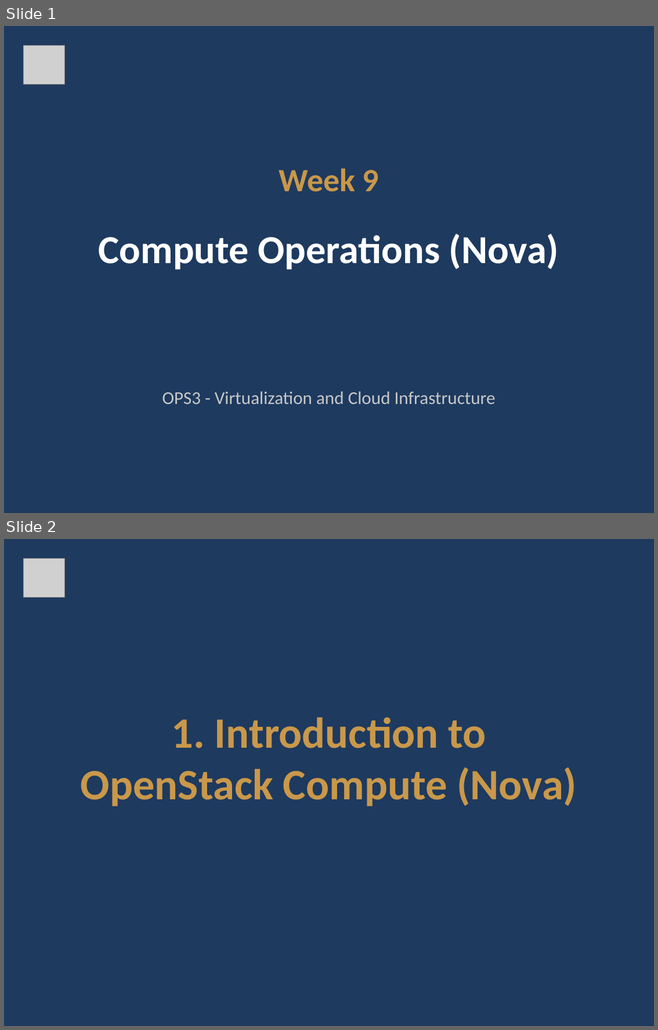
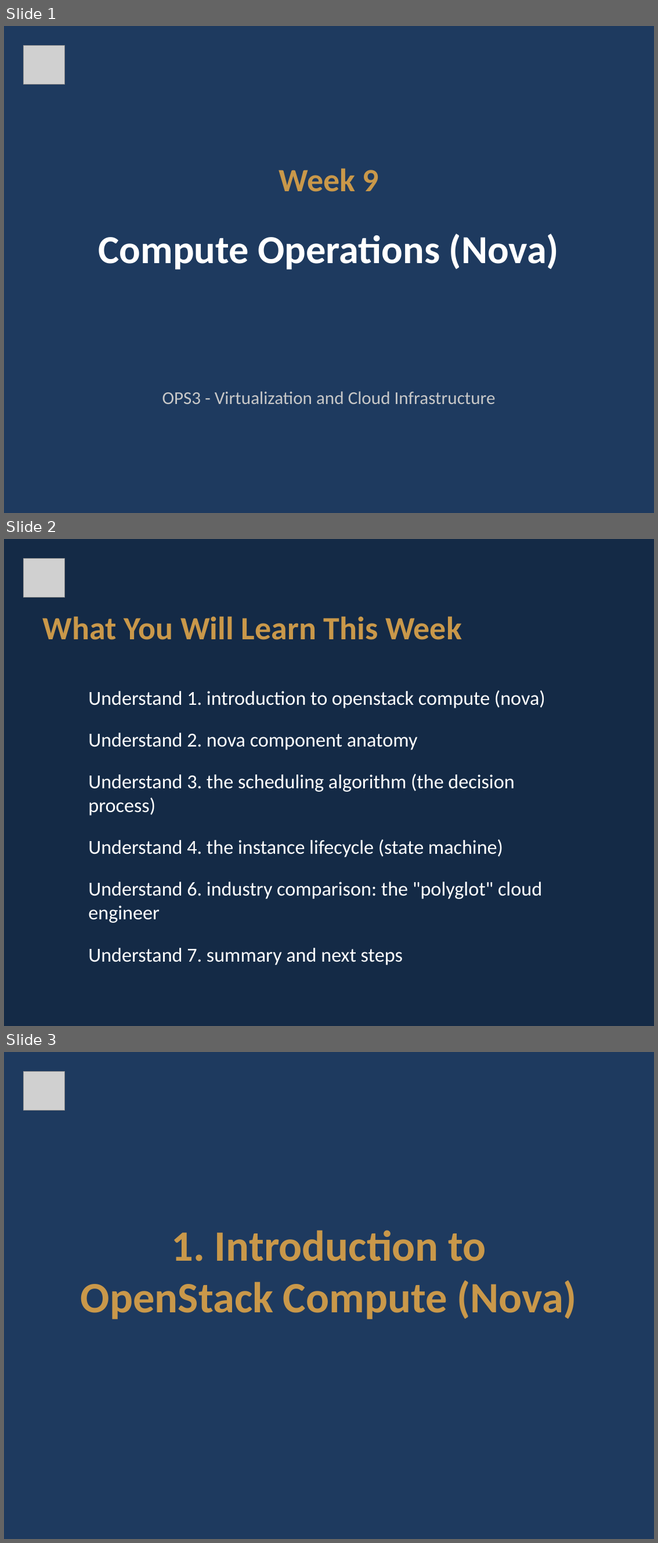
Before and after one commit to Cnshimba/OPS3-2026, a slide deck: Week 9 - Compute Operations/Week_9_Slides.pptx. Shown one above the other, each under a label of ours: slides 1 and 2 before the commit, slides 1, 2 and 3 after it. The pictures are 658x1030 and 658x1543 pixels, drawn with LibreOffice and Linux fonts; fonts in the diff are those of the drawing; grey boxes stand for pictures. Boxes give left, top, right and bottom in pixels: in the first picture for what was removed or moved away, otherwise in the second. Text is boxed around its words. In the diff, an @@ line names an element or a change of style, - is before the commit and + after.

Commit message:
updated slides

```diff
--- a/Week 9 - Compute Operations/Week_9_Slides.pptx
+++ b/Week 9 - Compute Operations/Week_9_Slides.pptx
@@ slide 2 added at (4, 539, 654, 1026), background #142A46 @@
@@ picture added at (24, 559, 65, 598) @@
@@ text added at (43, 616, 462, 640), 36 pt, text #C9984A, bold @@
+What You Will Learn This Week
@@ text added at (88, 690, 545, 965), 22 pt, text #FFFFFF @@
+Understand 1. introduction to openstack compute (nova)
+Understand 2. nova component anatomy
+Understand 3. the scheduling algorithm (the decision process)
+Understand 4. the instance lifecycle (state machine)
+Understand 6. industry comparison: the "polyglot" cloud engineer
+Understand 7. summary and next steps
@@ what was slide 2 is now slide 3 @@
```
Also in this commit, not shown: 12 other files.
